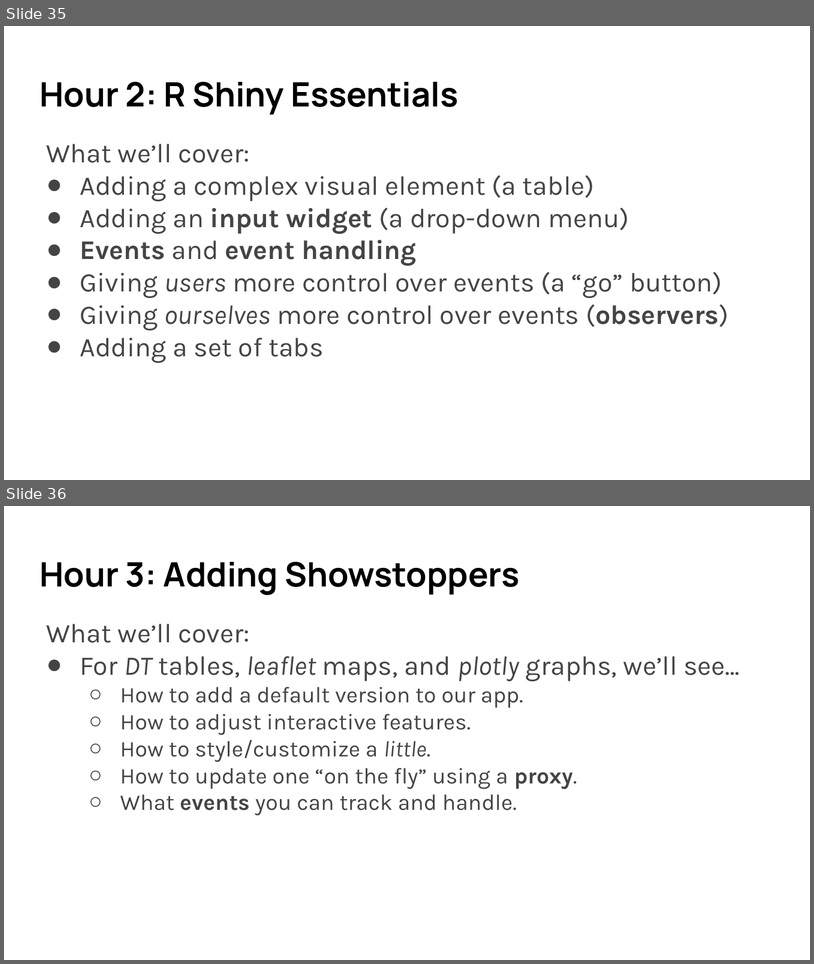
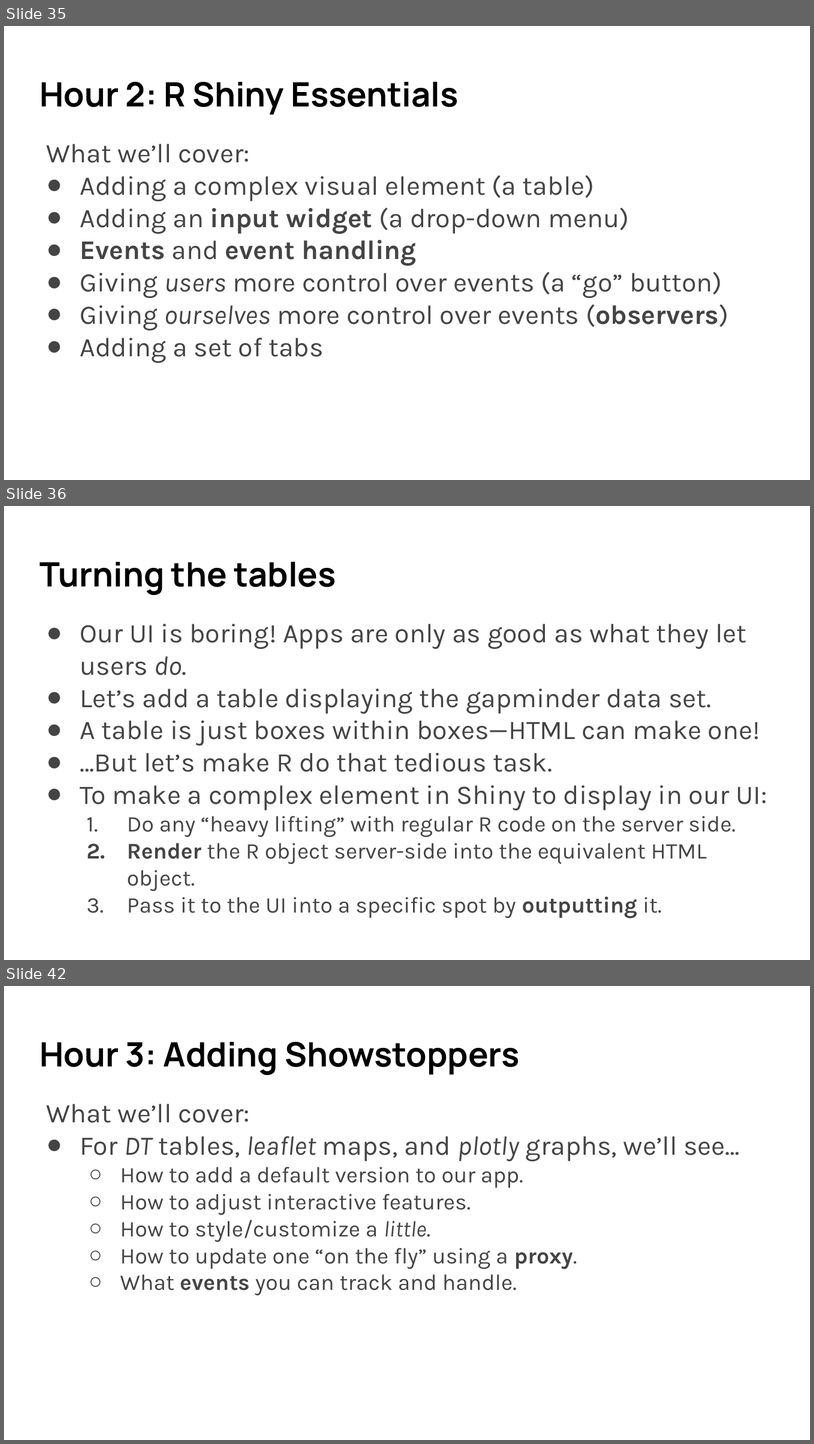
Before and after one commit to umn-dash/r-shiny, a slide deck: instructors/files/SWC slides R Shiny 2024 Fall.pptx. Shown one above the other, each under a label of ours: slides 35 and 36 before the commit, slides 35, 36 and 42 after it; the slides between them are not shown. The pictures are 814x964 and 814x1444 pixels, drawn with LibreOffice and Linux fonts; fonts in the diff are those of the drawing. Boxes give left, top, right and bottom in pixels: in the first picture for what was removed or moved away, otherwise in the second. Text is boxed around its words. In the diff, an @@ line names an element or a change of style, - is before the commit and + after.

Commit message:
Starting polishing of Shiny 3, plus Shiny 3 in-person teaching materials (only partially complete)

```diff
--- a/instructors/files/SWC slides R Shiny 2024 Fall.pptx
+++ b/instructors/files/SWC slides R Shiny 2024 Fall.pptx
@@ slide 36 added at (4, 506, 810, 960), background #FFFFFF @@
@@ title added at (39, 562, 336, 595), 30 pt, text #000000, bold @@
+Turning the tables
@@ text added at (80, 624, 767, 918), 24 pt, text #444444 @@
+● Our UI is boring! Apps are only as good as what they let users do.
+● Let’s add a table displaying the gapminder data set.
+● A table is just boxes within boxes—HTML can make one!
+● …But let’s make R do that tedious task.
+● To make a complex element in Shiny to display in our UI:
+  1. Do any “heavy lifting” with regular R code on the server side.
+  2. Render the R object server-side into the equivalent HTML object.
+  3. Pass it to the UI into a specific spot by outputting it.
@@ what was slide 36 is now slide 42 @@
```
Also in this commit, not shown: 5 other slides added, 7 other files.
